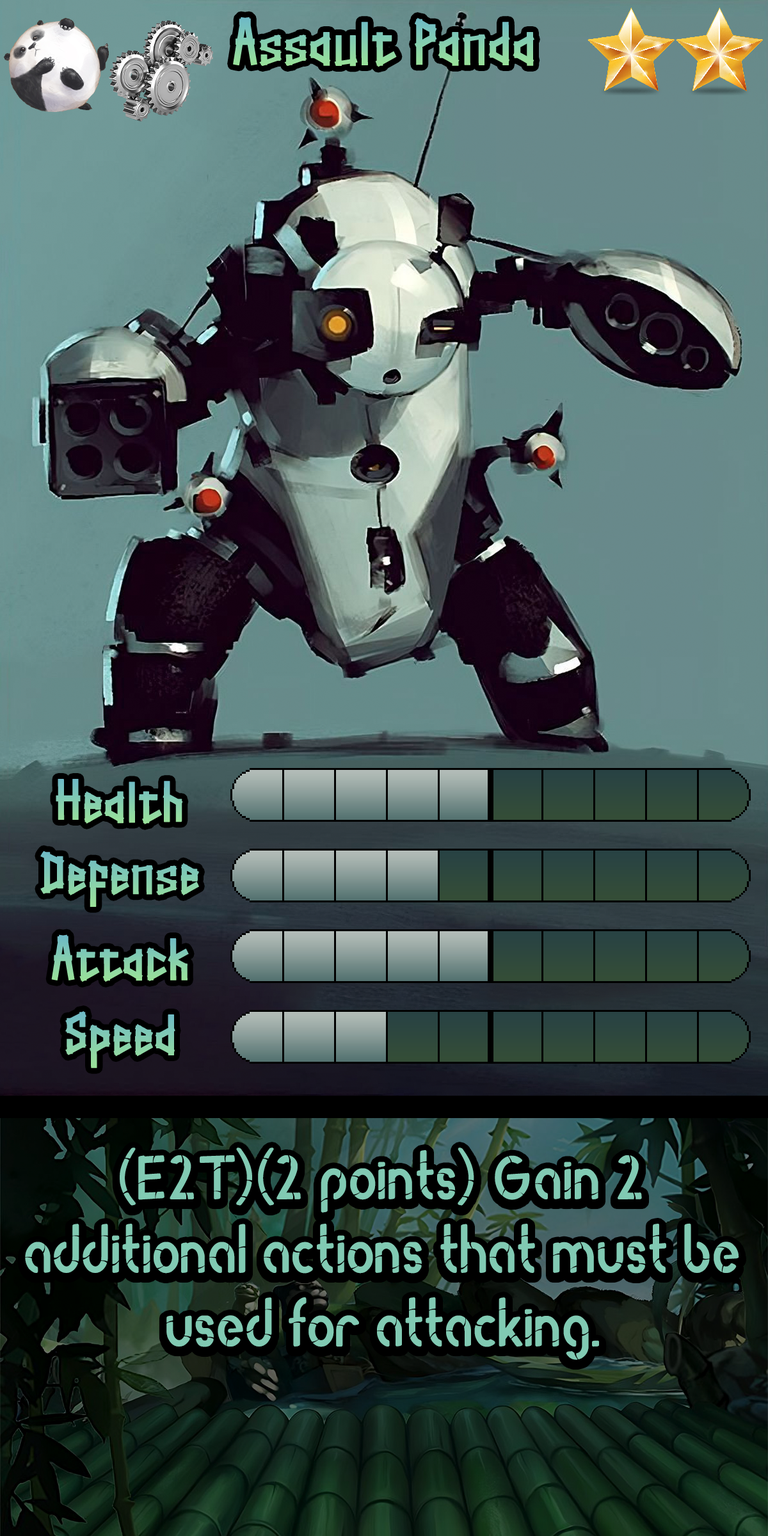
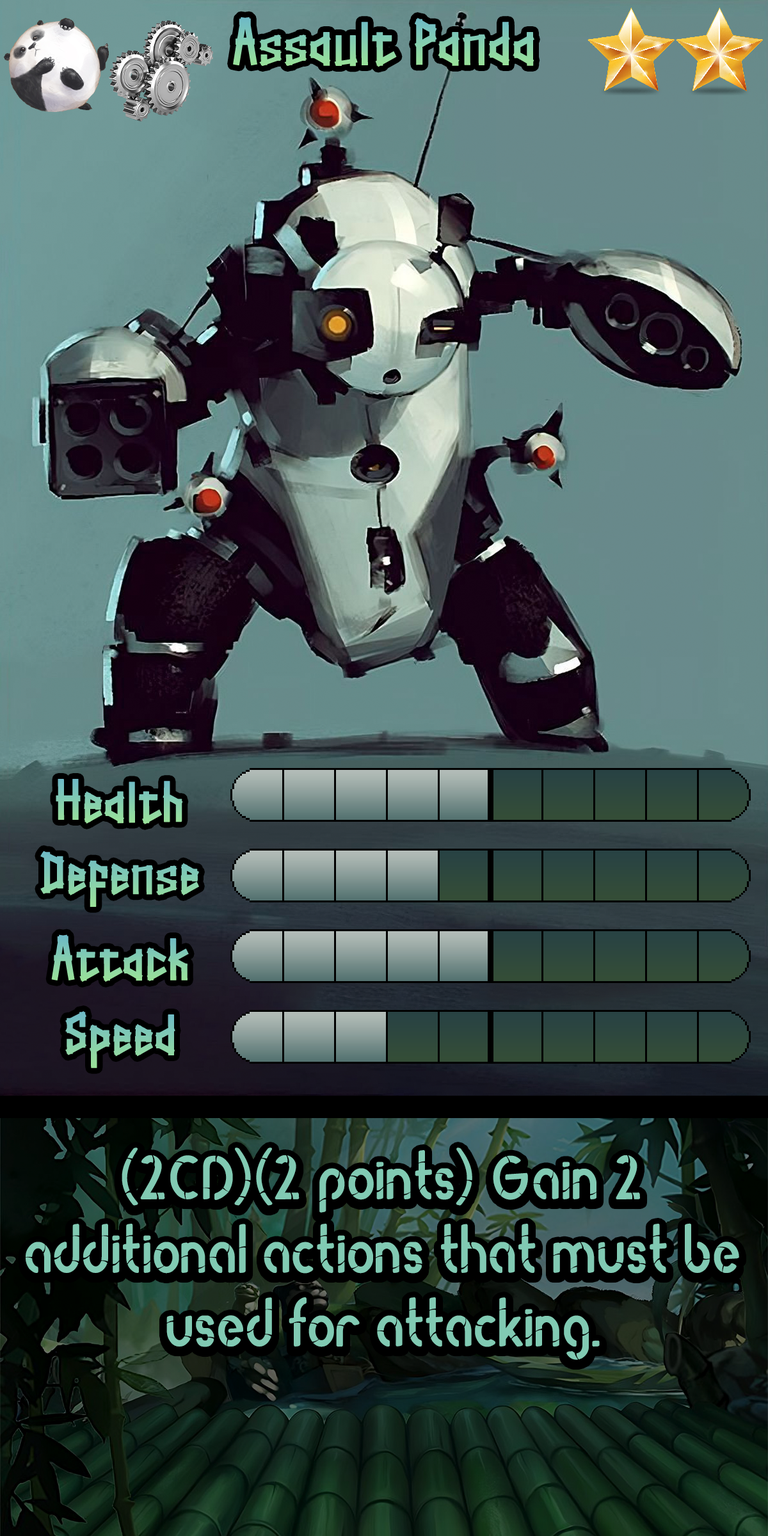
Before/after of a 768 × 1536 layered artwork. What changed in the layer stack:
painted on "Ability" over <box>24,1147,740,1360</box>
